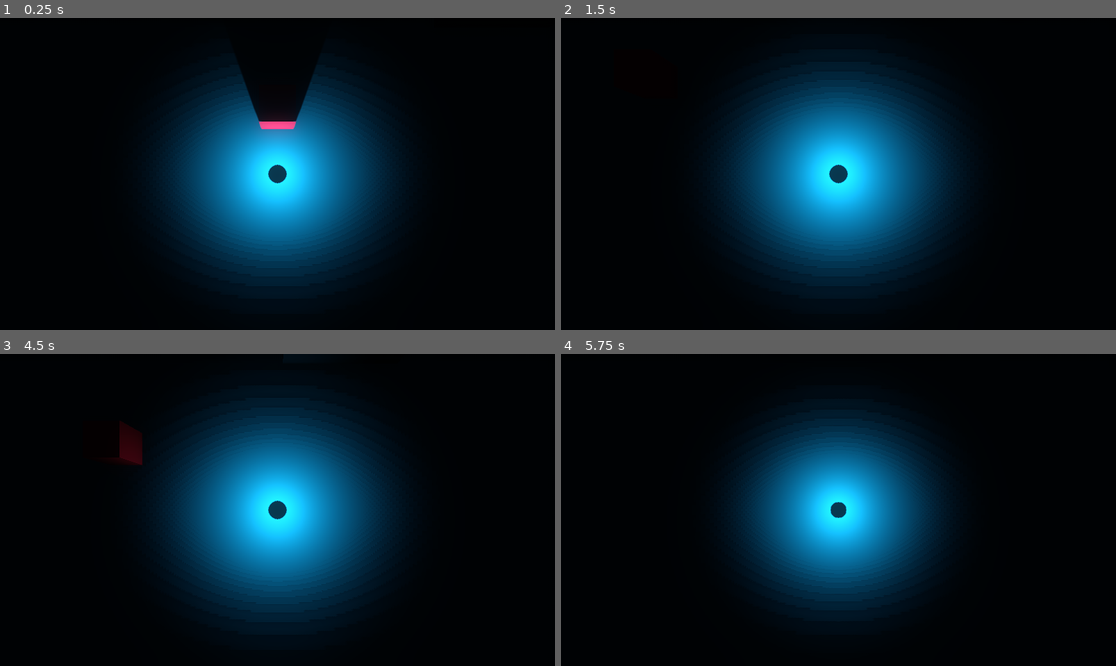
Above: before the commit, frames 1-4 (two rows, left to right).
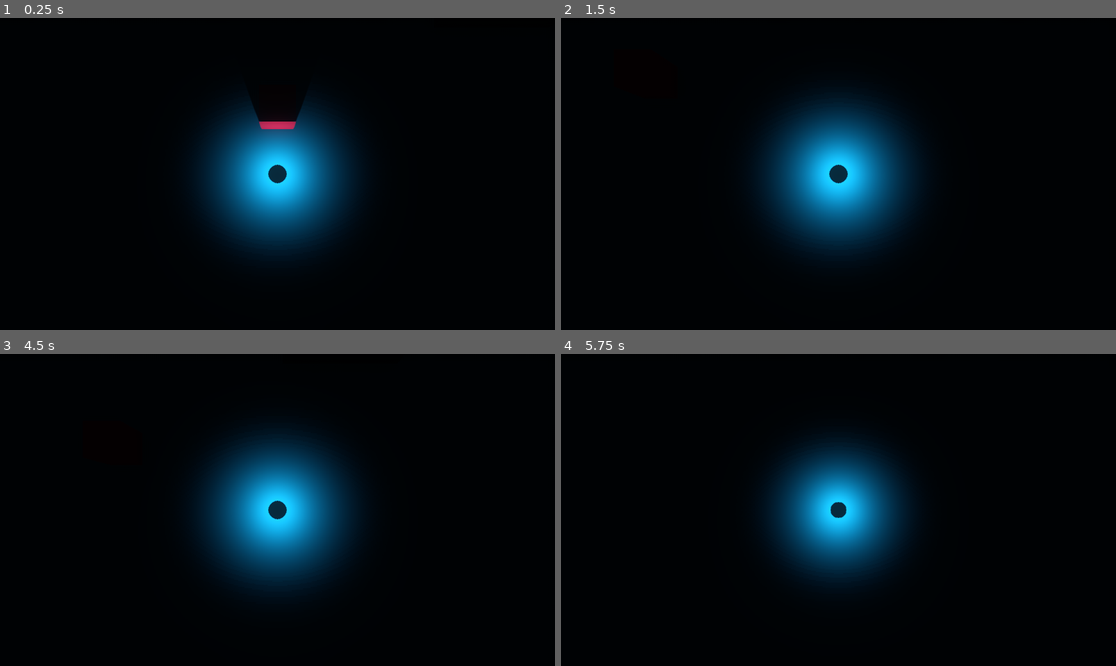
Above: after the commit, the same moments.

Repository: TeaWhyDee/ctssagit
Game: Godot game, scene res://scenes/Main.tscn
Same seed, same stepped clock (60 frames per second), same inputs: the game is played once before the commit and once after it.
Inputs:
- Up to frame 1 (0.25 s): no input
- Up to frame 2 (1.5 s): tap Enter at 0.5 s; hold D (move_right) 0.53-1.28 s; hold S (move_down) from 1.28 s (still down)
- Up to frame 3 (4.5 s): tap Space at 2, 3.5 s; release S (move_down) at 2.03 s; hold D (move_right) 2.03-2.78 s; tap Enter at 2.75, 4.25 s; hold W (move_up) 2.78-3.53 s; hold A (move_left) from 3.53 s (still down)
- Up to frame 4 (5.75 s): release A (move_left) at 5.03 s; hold S (move_down) from 5.03 s (still down)

The runs differ from the first frame. In frame 1, 25% of the frame differs, in the area x 26-74%, y 14-90%; in frame 2, 28%; in frame 3, 28%, in the area x 20-74%, y 10-90%; in frame 4, 22%.

Commit message:
proper light

Diff:
--- a/scenes/Detector.tscn
+++ b/scenes/Detector.tscn
@@ -29,13 +29,26 @@
 [node name="Ray3" type="RayCast" parent="."]
 enabled = true
 
-[node name="Light" type="DirectionalLight" parent="."]
-transform = Transform( 1, 0, 0, 0, -4.37114e-08, 1, 0, -1, -4.37114e-08, 0, 0, 0 )
-visible = false
-shadow_enabled = true
-
 [node name="Mesh" type="MeshInstance" parent="."]
+cast_shadow = 0
 mesh = SubResource( 2 )
 
 [node name="CollisionShape" type="CollisionShape" parent="."]
 shape = SubResource( 3 )
+
+[node name="Light" type="SpotLight" parent="."]
+transform = Transform( 1, 0, 0, 0, 1, 0, 0, 0, 1, 0, -0.519983, 0 )
+visible = false
+light_energy = 5.0
+shadow_enabled = true
+shadow_bias = 0.0
+shadow_reverse_cull_face = true
+spot_range = 108.863
+spot_attenuation = 0.554785
+spot_angle = 33.0
+spot_angle_attenuation = 1.41421
+
+[node name="OmniLight" type="OmniLight" parent="."]
+light_color = Color( 1, 0, 0, 1 )
+light_energy = 2.0
+omni_range = 1.00038
--- a/scenes/Main.tscn
+++ b/scenes/Main.tscn
@@ -92,4 +92,4 @@
 transform = Transform( 1, 0, 0, 0, 1, 0, 0, 0, 1, 0, 1, -3.82666 )
 
 [node name="Detector" parent="." instance=ExtResource( 3 )]
-transform = Transform( 1, 0, 0, 0, 1, 0, 0, 0, 1, 30.3796, 0, -31.0638 )
+transform = Transform( 1, 0, 0, 0, 1, 0, 0, 0, 1, 30.3796, 0.702869, -31.0638 )
--- a/scenes/Player.tscn
+++ b/scenes/Player.tscn
@@ -30,8 +30,8 @@
 [node name="OmniLight" type="OmniLight" parent="."]
 shadow_enabled = true
 shadow_bias = 0.407
-omni_range = 11.138
-omni_attenuation = 1.7411
+omni_range = 8.731
+omni_attenuation = 2.82843
 
 [node name="AudioPlayer" type="Spatial" parent="."]
 script = ExtResource( 2 )
--- a/scripts/detector.gd
+++ b/scripts/detector.gd
@@ -16,6 +16,7 @@
 	var dir_r = transform.origin.direction_to(player.transform.origin + dir.rotated(Vector3.UP, -PI / 2) / 2)
 	var dist = transform.origin.distance_to(player.transform.origin)
 	$Mesh.look_at(player.transform.origin, Vector3.UP)
+	$Light.look_at(player.transform.origin, Vector3.UP)
 	ray1.cast_to = dir * dist
 	ray2.cast_to = dir_l * dist
 	ray3.cast_to = dir_r * dist
